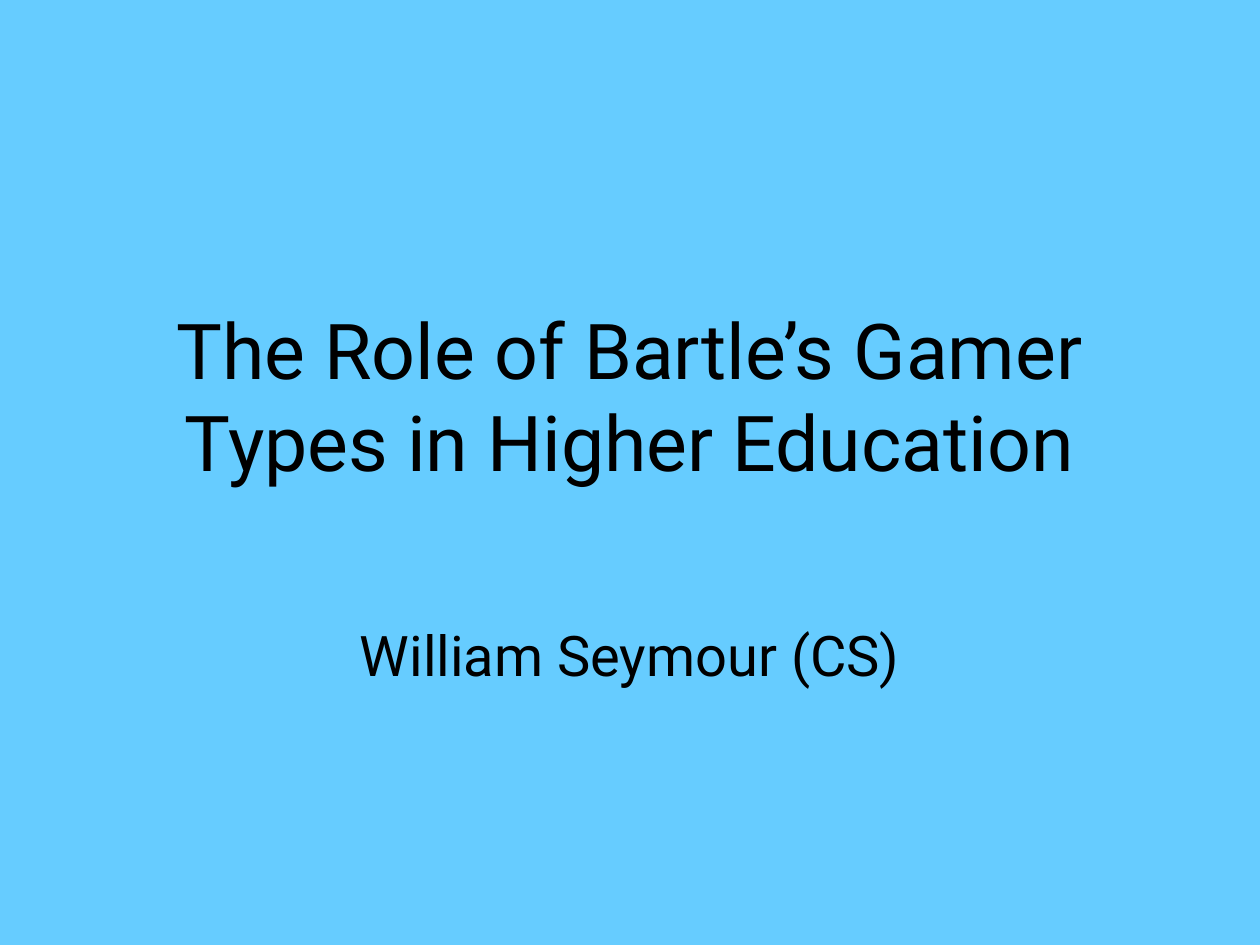
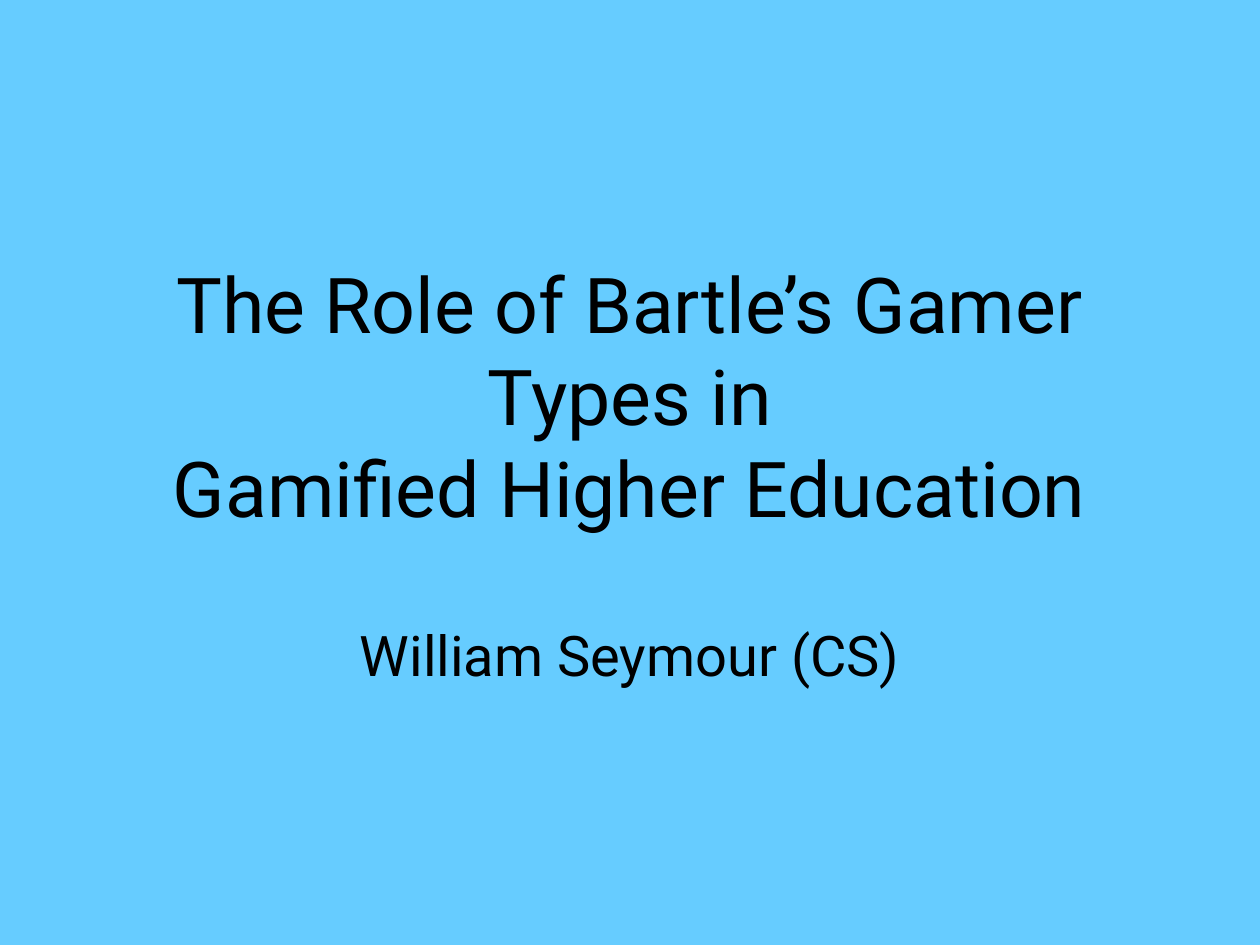
Before and after one commit to mcnutty26/dissertation, a slide deck: slide 1 of docs/presentation/master.pptx. Drawn at 1260x945 pixels with LibreOffice and Linux fonts; fonts in the diff are those of the drawing. Boxes give left, top, right and bottom in pixels: in the first picture for what was removed or moved away, otherwise in the second. Text is boxed around its words. In the diff, an @@ line names an element or a change of style, - is before the commit and + after.

Commit message:
+slides
Added more slides

```diff
--- a/docs/presentation/master.pptx
+++ b/docs/presentation/master.pptx
@@ title at (173,274,1085,533): text changed @@
-The Role of Bartle’s Gamer Types in Higher Education
+The Role of Bartle’s Gamer Types in
+Gamified Higher Education
```
Also in this commit, not shown: 3 other slides changed, 4 slides added.
